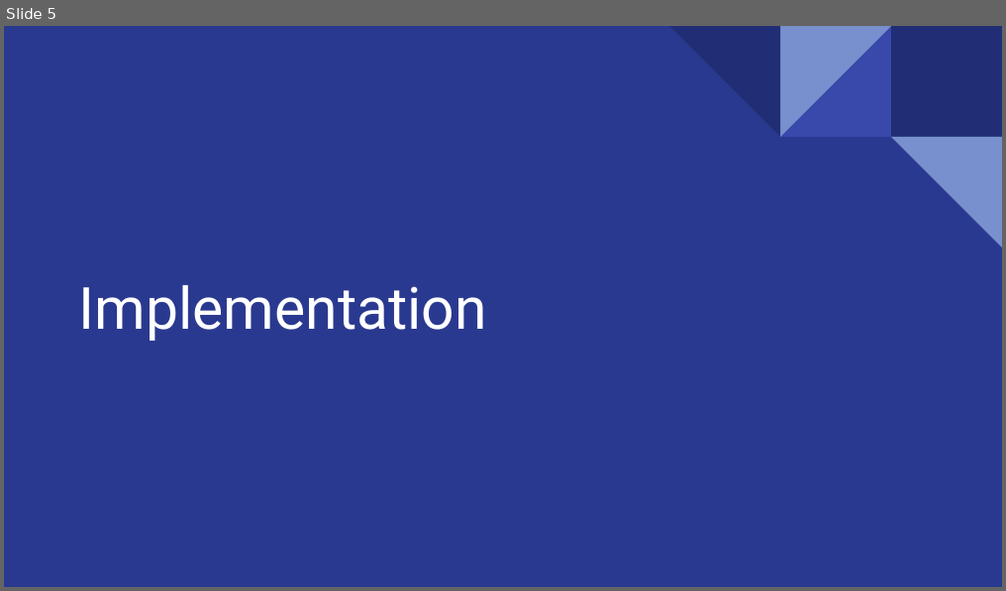
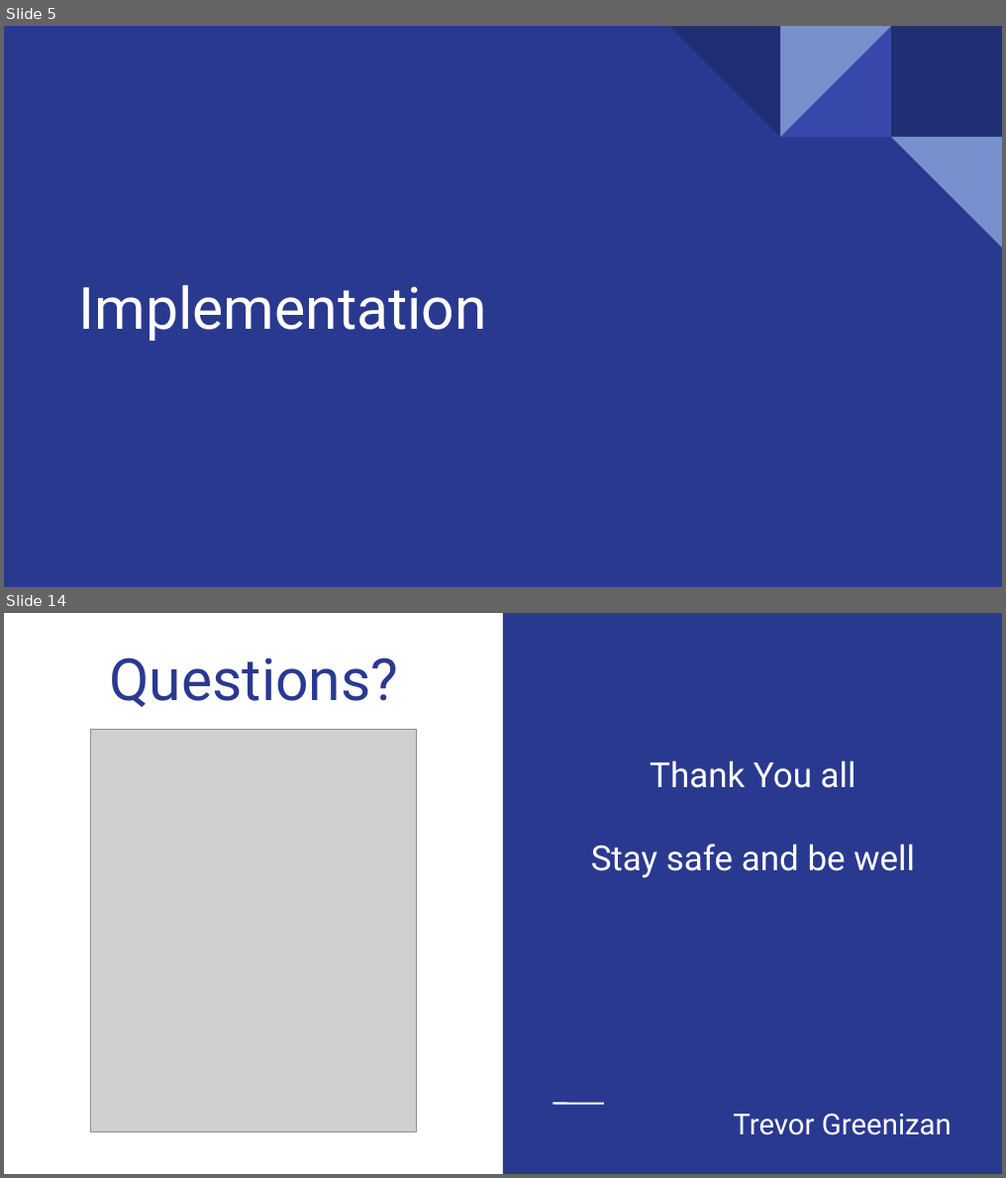
Before and after one commit to TGreenizan/Family-Fuel, a slide deck: Family-Fuel-presentation.odp. Shown one above the other, each under a label of ours: slide 5 before the commit, slides 5 and 14 after it; the slides between them are not shown. The pictures are 1006x591 and 1006x1178 pixels, drawn with LibreOffice and Linux fonts; fonts in the diff are those of the drawing; grey boxes stand for pictures. Boxes give left, top, right and bottom in pixels: in the first picture for what was removed or moved away, otherwise in the second. Text is boxed around its words. In the diff, an @@ line names an element or a change of style, - is before the commit and + after.

```diff
--- a/Family-Fuel-presentation.odp
+++ b/Family-Fuel-presentation.odp
@@ slide 14 added at bbox=[4, 613, 1002, 1174], background #FFFFFF @@
@@ rectangle added at bbox=[503, 613, 1002, 1173], fill #2A3990 @@
@@ title added at bbox=[110, 658, 399, 707], 42 pt, text #2A3990 @@
+Questions?
@@ picture added at bbox=[91, 729, 416, 1132] @@
@@ text added at bbox=[591, 761, 915, 878], 25 pt, text #FFFFFF @@
+Thank You all
+Stay safe and be well
@@ line added from (552, 1104) to (604, 1104), #FFFFFF 1.5 pt @@
@@ text added at bbox=[733, 1114, 951, 1136], 21 pt, text #FFFFFF @@
+Trevor Greenizan
```
Also in this commit, not shown: 4 slides changed, 8 other slides added, 2 slides removed.
